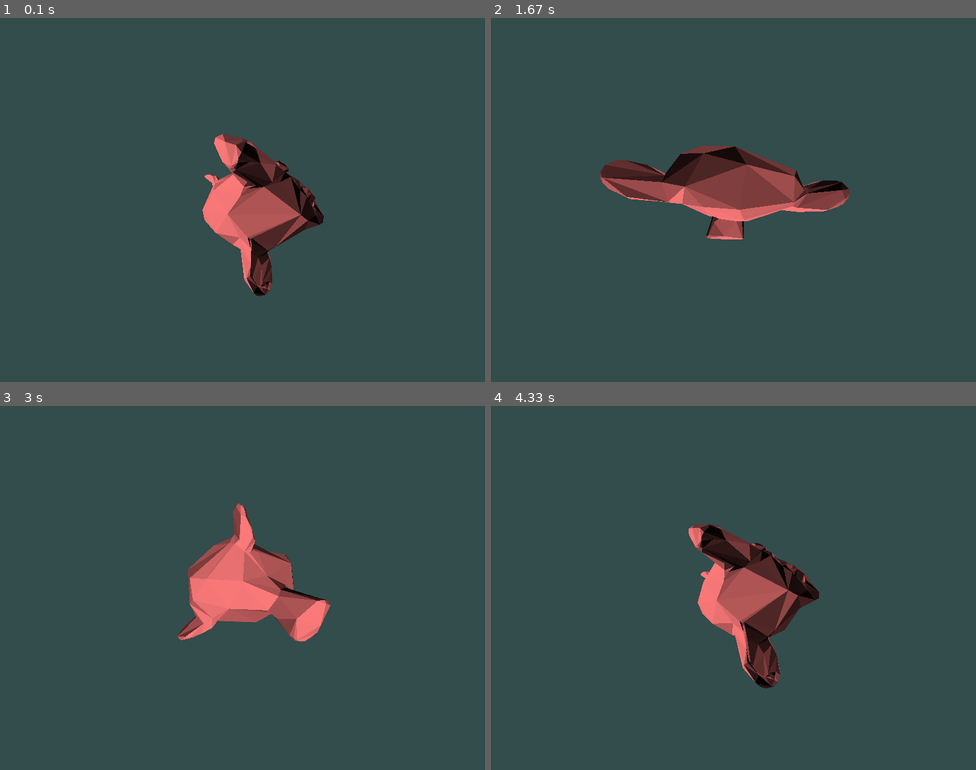
Above: before the commit, frames 1-4 (two rows, left to right).
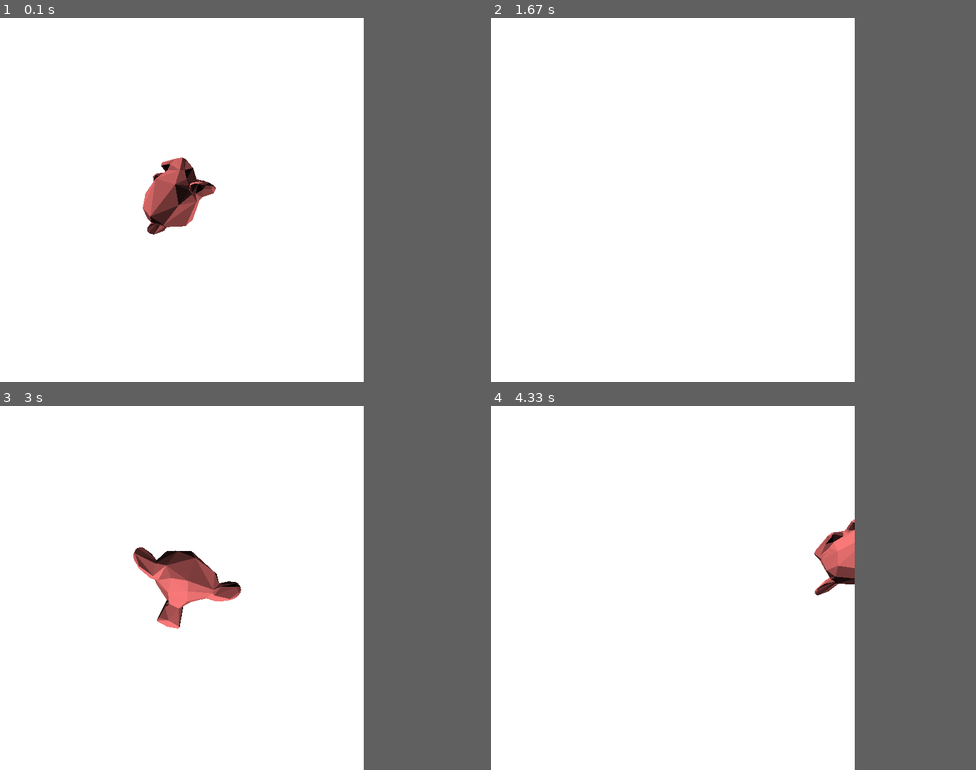
Above: after the commit, the same moments.

Repository: evertonse/glpygame
Game: pygame game, started from main.py
The game is run twice, just before and just after one commit, with the same random seed, the same clock (stepped at 60 frames per second) and the same inputs.
Inputs:
- Up to frame 1 (0.1 s): no input
- Up to frame 2 (1.67 s): hold D 0.33-0.8 s; hold W 0.83-1.13 s; hold D 1.17-1.63 s
- Up to frame 3 (3 s): hold A 1.67-2.2 s; hold S 2.23-2.53 s; hold A 2.57-2.97 s
- Up to frame 4 (4.33 s): hold W 3-3.37 s; hold D 3.4-4.03 s; hold S from 4.07 s (still down)
In our replay, the window is 800x600 before the commit and 600x600 after it. These sizes can differ from the game's own. Grey fills any space a smaller window leaves; there, only what the larger window draws over its background counts as a difference.

The runs differ from the first frame. In frame 1, 75% of the frame differs, in the area x 0-75%, y 0-100%; in frame 2, 75%; in frame 3, 75%; in frame 4, 75%.

Commit message:
app done, implementd quaternion, and homogeneous transfroms

Diff:
--- a/application.py
+++ b/application.py
@@ -11,98 +11,124 @@
 from projective_math import *
 from quaternion import Quaternion
 
-# Initialize Pygame
-pygame.init()
-# Set up Pygame window
-window_size = (800, 600)
-pygame.display.set_mode(window_size, DOUBLEBUF | OPENGL)
+mesh_files = [
+    'assets/rabbit.obj',    # Slow
+    'assets/teapot.obj',    # Slow
+    'assets/cat.obj',       # Slow
+    'assets/bunny.off',     # Slow
+    'assets/torus.obj',     # Fast
+    'assets/cinda.obj',     # Fast
+    'assets/samoyed.obj',   # Fast
+    'assets/suzanne.obj',   # Fast
+]
 
-
-
-file = 'assets/bunny.off'
-file = 'assets/cat.obj'
-file = 'assets/teapot.obj'
-file = 'assets/rabbit.obj'
-file = 'assets/torus.obj'
-file = 'assets/suzanne.obj'
-vertices, faces, normals = read_mesh(file)
-glClearColor(0.2, 0.3, 0.3, 1.0)
-glEnable(GL_DEPTH_TEST)
-
+mesh_file = mesh_files[-1]
+vertices, faces, normals = read_mesh(mesh_file)
 
 class App:
     def on_create(self):
-        self.translation = projective_transform(
-            linear=np.eye(3),
-            scale=1,
-            translation=[0,0,0],
-            perspective=[0,0,0],
-        )
+        self.translation = np.array([0.0, 0.0,  0.0], dtype=float)
+        self.perspective = np.array([0.0, 0.05, 1.2], dtype=float)
+        self.scale:float = 3.5
 
-        self.perspective = projective_transform(
-            linear=np.eye(3),
-            scale=2.5,
-            translation=[0,0,0],
-            perspective=[0.1,0.1,1.5],
-        )
+        self.angle:float = 1.2
+        self.axis = np.array([-1, 0.5, 1],dtype=float)
 
-        self.angle = 2
-        self.axis = np.array([1,1,1],dtype=float)
+        self.light_direction = np.array([0.0, 2.0, 1.0], dtype=float)
+        self.light_rotation  = rotatex(0.15)
 
+        self.rotate = True
         # It's faster using matrix, because it leverages the numpy library
         # But I left this here as a demonstrations that we can just multiply
-        # the quaternions and vector as usual, no problem i.e q v q*
+        # the quaternions and vector as usual, no problem i.e -> q v q*
         self.use_quaternion_matrix = True
 
-        self.light_direction = np.array([0.0, 2.0, 1.0], dtype=float)
-        self.light_direction /= np.linalg.norm(self.light_direction)
+
+        clear_color = np.array([255,255,255,255])/255.0
+        glClearColor(*clear_color)
+        glEnable(GL_DEPTH_TEST)
+
+        self.is_down = {
+            pygame.K_w : False,
+            pygame.K_s : False,
+            pygame.K_a : False,
+            pygame.K_d : False,
+            pygame.K_e : False,
+            pygame.K_q : False,
+            pygame.K_z : False,
+            pygame.K_x : False,
+        }
 
     def on_event(self,e) :
         if e.type == pygame.QUIT:
             pygame.quit()
             exit()
 
-        if e.type == pygame.KEYUP:
-            for key in {pygame.K_w, pygame.K_s, pygame.K_a, pygame.K_d}:
-                self.continues_down[key] = False if bool(e.key == key) else self.continues_down[key]
+
+        for key in self.is_down.keys():
+            if e.type == pygame.KEYUP:
+                if e.key == key:
+                    self.is_down[key] = False
+            if e.type == pygame.KEYDOWN:
+                if e.key == key:
+                    self.is_down[key] = True
 
         if e.type == pygame.KEYDOWN:
-            for key in {pygame.K_w, pygame.K_s, pygame.K_a, pygame.K_d}:
-                self.continues_down[key] = True if bool(e.key == key) else self.continues_down[key]
-
             if e.key == pygame.K_ESCAPE:
                 pygame.quit()
                 exit()
             if e.key == pygame.K_SPACE:
                 self.rotate = not self.rotate
 
+        if e.type == pygame.MOUSEWHEEL:
+            if   e.y < 0:
+                self.scale += 0.15
+            elif e.y > 0:
+                self.scale -= 0.15
+
     def on_update(self):
-        self.angle+=0.1
+        is_down = self.is_down
+
+        if self.rotate:
+            self.angle += 0.025
+
+        if is_down[pygame.K_w]:
+            self.translation[1] += 0.1
+        if is_down[pygame.K_s]:
+            self.translation[1] -= 0.1
+
+        if is_down[pygame.K_d]:
+            self.translation[0] += 0.1
+        if is_down[pygame.K_a]:
+            self.translation[0] -= 0.1
+
+        if is_down[pygame.K_e]:
+            self.light_direction = (np.array([*self.light_direction,1.0], dtype=float) @ self.light_rotation)[:-1]
+        if is_down[pygame.K_q]:
+            self.light_direction = (np.array([*self.light_direction,1.0], dtype=float) @ self.light_rotation.T)[:-1]
+
+        if is_down[pygame.K_z]:
+            self.perspective[2] += 0.035
+        if is_down[pygame.K_x]:
+            self.perspective[2] -= 0.035
+
         q = Quaternion.from_axis_angle(axis=self.axis, angle=self.angle)
+
+        M = projective_transform(
+            linear=np.eye(3),
+            scale=self.scale,
+            translation= self.translation,
+            perspective= self.perspective
+        )
         if self.use_quaternion_matrix:
             rotation = q.to_matrix()
-            M = self.perspective @ self.translation @ rotation
-        else :
-            M = self.perspective @ self.translation
+            M = M @ rotation
 
-
-        # Clear the screen
         glClear(GL_COLOR_BUFFER_BIT | GL_DEPTH_BUFFER_BIT)
-        glMatrixMode(GL_PROJECTION)
-        glLoadIdentity()
-
-        #glOrtho(
-        #    # planos near far, left right, top bottom, e pá
-        #    -10.0, 10.0,
-        #    -10.0, 10.0,
-        #    -10.0, 10.0
-        #)
-
-        #gluLookAt(0, 0, 5, 0, 0, 0, 0, 1, 0)
-
-        glMatrixMode(GL_MODELVIEW)
-        glLoadIdentity()
-
+        #glMatrixMode(GL_PROJECTION)
+        #glLoadIdentity()
+        #glMatrixMode(GL_MODELVIEW)
+        #glLoadIdentity()
 
         glBegin(GL_TRIANGLES)
         for index,face in enumerate(faces):
@@ -126,9 +152,10 @@
             v0 = v0[:-1]
             v1 = v1[:-1]
             v2 = v2[:-1]
+            light_direction = self.light_direction/la.norm(self.light_direction)
             color = (255,123,123)
             normal = normals[index]
-            intensity = np.dot(normal, self.light_direction)
+            intensity = np.dot(normal, light_direction)
             color = np.abs(intensity) * np.array(color)/256.0
             glColor3f(*color)
             glVertex3f(*v0)
@@ -137,16 +164,18 @@
         glEnd()
 
 
+def main():
+    pygame.init()
+    window_size = (600, 600)
+    pygame.display.set_mode(window_size, DOUBLEBUF | OPENGL)
 
-
-def main():
     app = App()
     app.on_create()
     while True:
         for event in pygame.event.get():
             if event.type == pygame.QUIT:
-                app.on_event(event)
                 pygame.quit()
+            app.on_event(event)
         app.on_update()
         pygame.display.flip()
 
Not shown, added: assets/cinda.obj
Not shown, added: assets/horse.obj
Not shown, added: assets/samoyed.obj
Not shown, added: assets/CartoonDragon.obj
